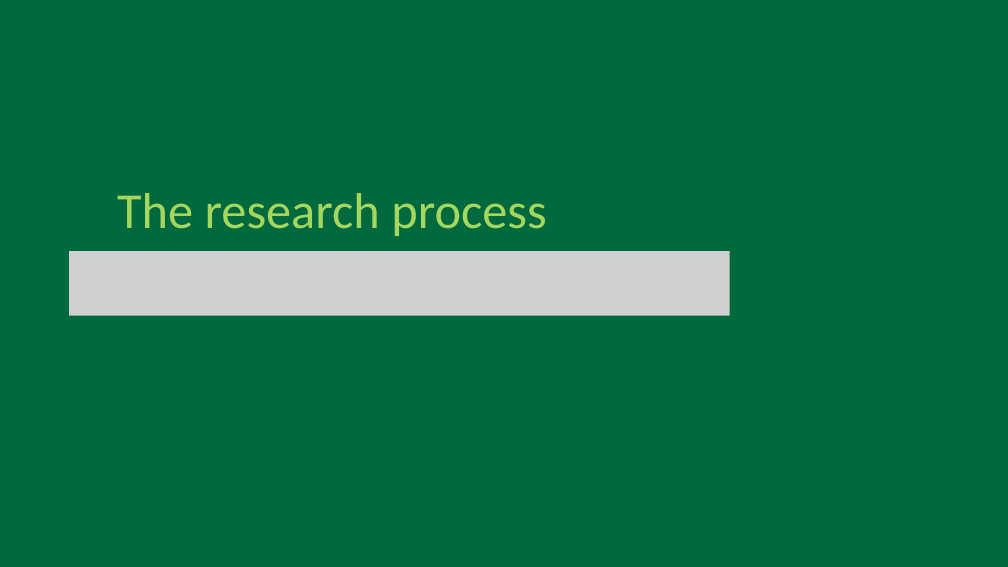
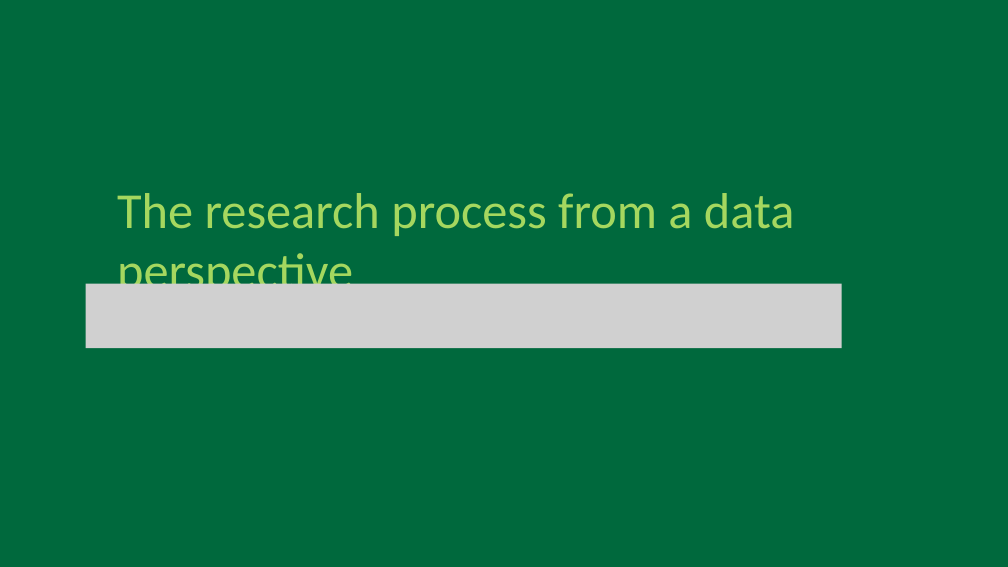
Before and after one commit to Dartmouth-Libraries/r_research-fundamentals_ws, a slide deck: slide 4 of slides/02a_Exploratory-Data-Analysis_EDA.pptx. Drawn at 1008x567 pixels with LibreOffice and Linux fonts; fonts in the diff are those of the drawing; grey boxes stand for pictures; background and template pictures are left out. Boxes give left, top, right and bottom in pixels: in the first picture for what was removed or moved away, otherwise in the second. Text is boxed around its words. In the diff, an @@ line names an element or a change of style, - is before the commit and + after.

```diff
--- a/slides/02a_Exploratory-Data-Analysis_EDA.pptx
+++ b/slides/02a_Exploratory-Data-Analysis_EDA.pptx
@@ text at bbox=[117, 193, 795, 300]: text changed @@
-The research process
+The research process from a data perspective
@@ picture: place and size @@
-picture at bbox=[69, 251, 730, 315]
+picture at bbox=[85, 284, 842, 348]
```
Also in this commit, not shown: 7 other slides changed, 5 slides added.
